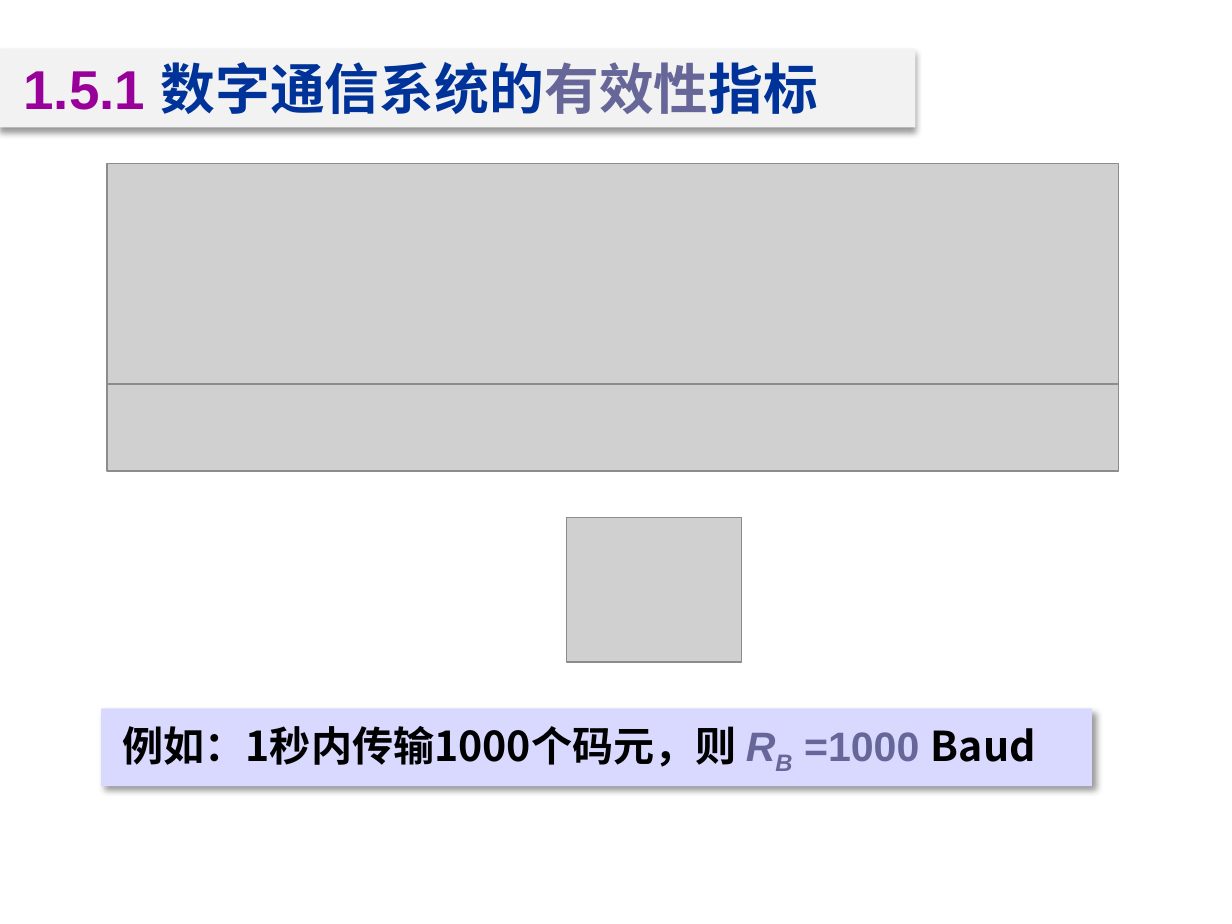
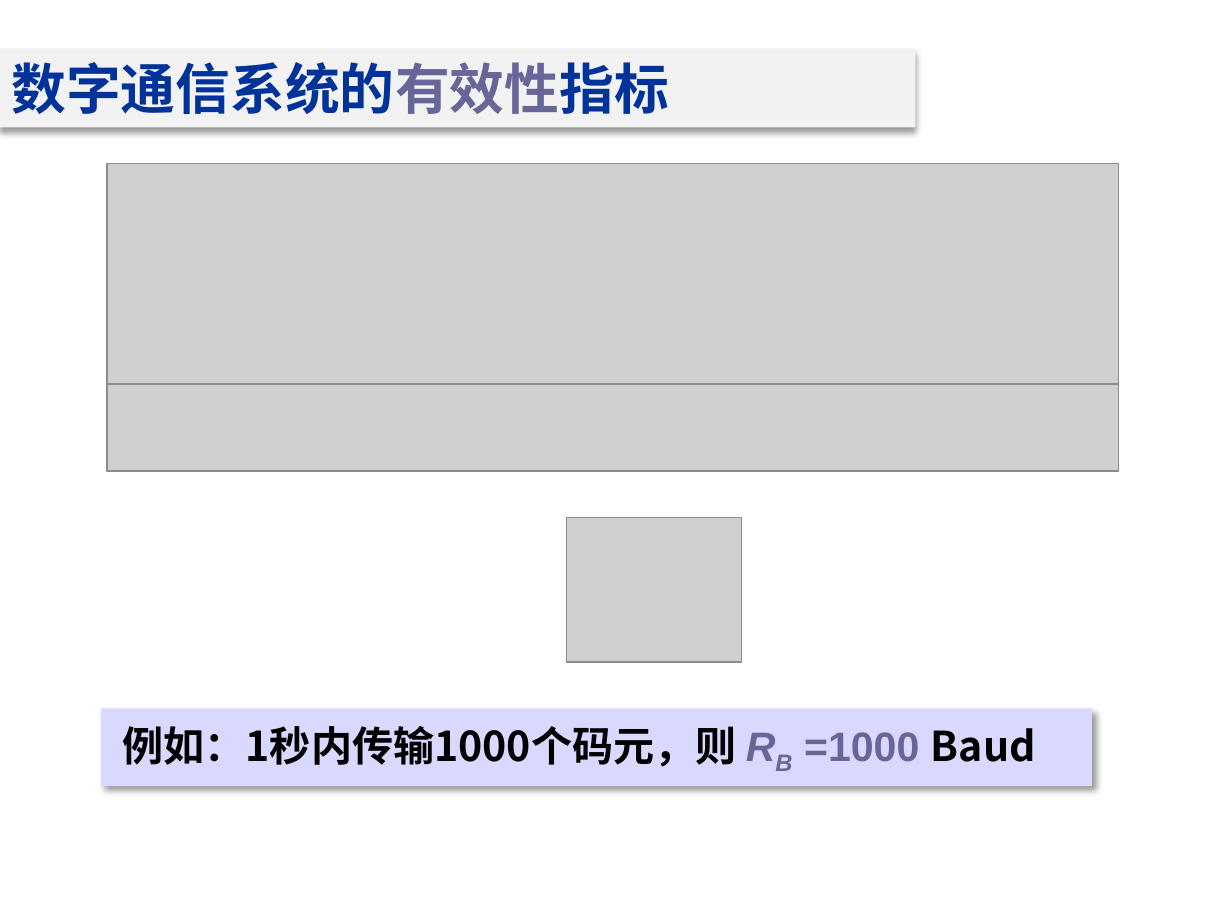
Before and after one commit to Happyday159/course-materials, a slide deck: slide 31 of files/lecture1a.pptx (slide 39 before the commit). Drawn at 1232x924 pixels with LibreOffice and Linux fonts; fonts in the diff are those of the drawing; grey boxes stand for pictures; background and template pictures are left out. Boxes give left, top, right and bottom in pixels: in the first picture for what was removed or moved away, otherwise in the second. Text is boxed around its words. In the diff, an @@ line names an element or a change of style, - is before the commit and + after.

```diff
--- a/files/lecture1a.pptx
+++ b/files/lecture1a.pptx
@@ text in rectangle at <box>11,62,669,114</box>: text changed @@
-1.5.1 数字通信系统的有效性指标
+数字通信系统的有效性指标
```
Also in this commit, not shown: 11 other slides changed, 7 slides added, 15 slides removed, 2 other files.
